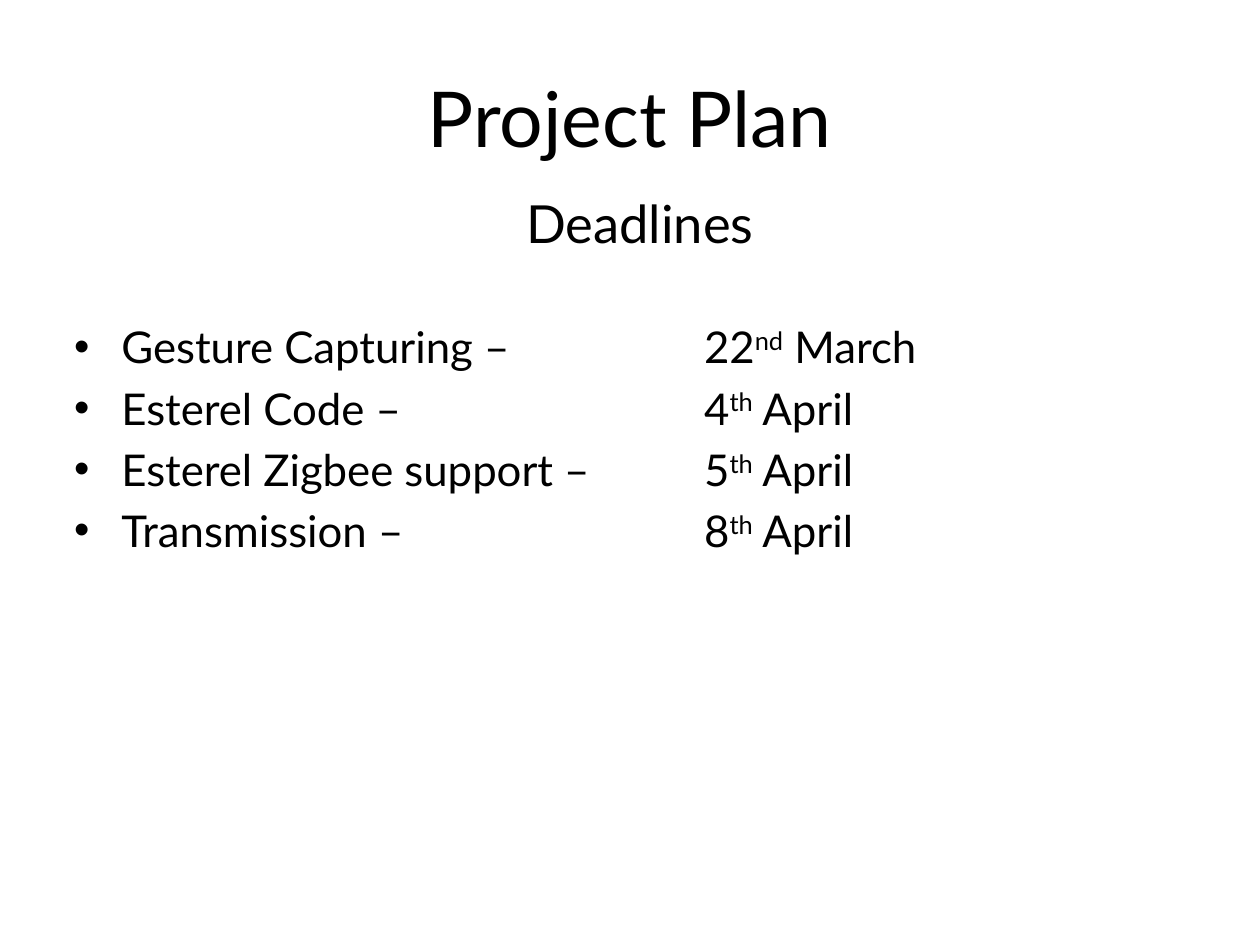
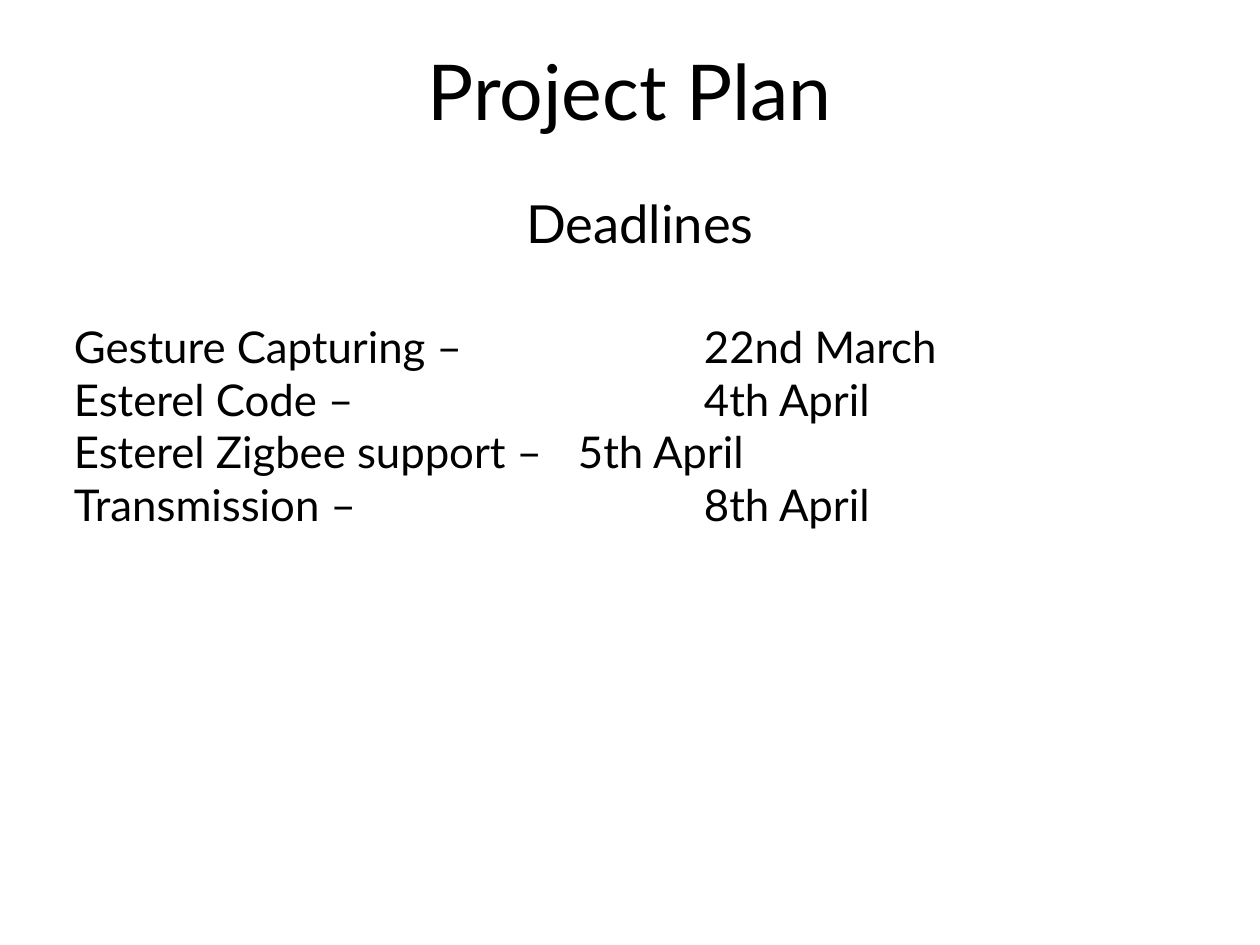
Before and after one commit to E-yantra/Kinecsterel_group1_cs308_2012, a slide deck: slide 7 of Kinecsterel.pptx. Drawn at 1260x945 pixels with LibreOffice and Linux fonts; fonts in the diff are those of the drawing. Boxes give left, top, right and bottom in pixels: in the first picture for what was removed or moved away, otherwise in the second. Text is boxed around its words. In the diff, an @@ line names an element or a change of style, - is before the commit and + after.

```diff
--- a/Kinecsterel.pptx
+++ b/Kinecsterel.pptx
@@ text "Project Plan" at (x1=428, y1=63, x2=831, y2=134): vertical alignment middle to top @@
@@ text "Gesture Capturing – 22nd March" at (x1=74, y1=330, x2=937, y2=529): now on the baseline in "22nd", "4th", "5th", "8th"; bullet • to none; less space between paragraphs @@
```
Also in this commit, not shown: 19 other slides changed, 1 other file.
